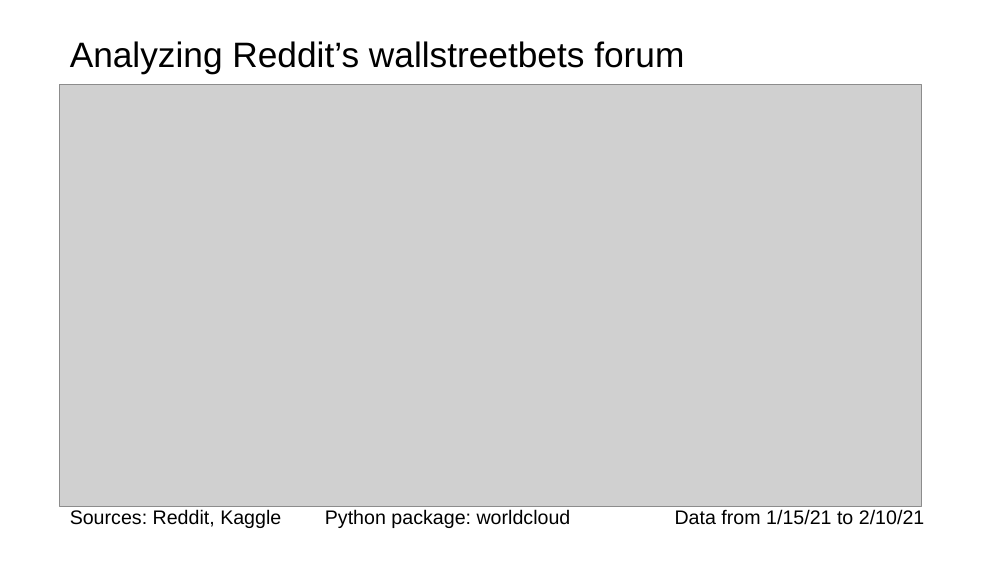
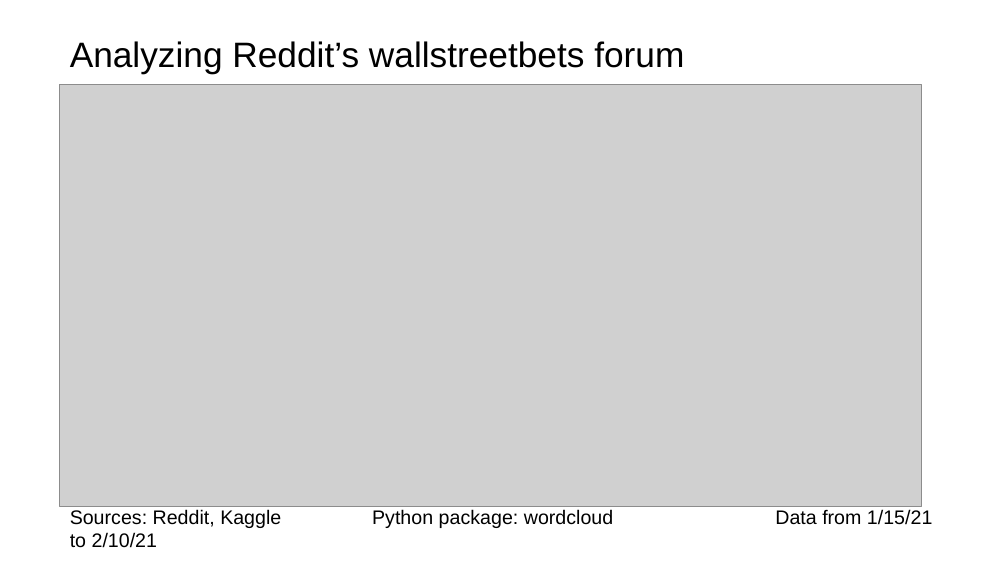
Before and after one commit to vweinblatt123/CF-Project1, a slide deck: slide 8 of CF-Project1.pptx. Drawn at 1008x567 pixels with LibreOffice and Linux fonts; fonts in the diff are those of the drawing; grey boxes stand for pictures. Boxes give left, top, right and bottom in pixels: in the first picture for what was removed or moved away, otherwise in the second. Text is boxed around its words. In the diff, an @@ line names an element or a change of style, - is before the commit and + after.

Commit message:
ppt update

```diff
--- a/CF-Project1.pptx
+++ b/CF-Project1.pptx
@@ text at (x1=70, y1=509, x2=932, y2=528): text changed @@
-Sources: Reddit, Kaggle Python package: worldcloud Data from 1/15/21 to 2/10/21
+Sources: Reddit, Kaggle Python package: wordcloud Data from 1/15/21 to 2/10/21
```
Also in this commit, not shown: 2 other slides changed.
